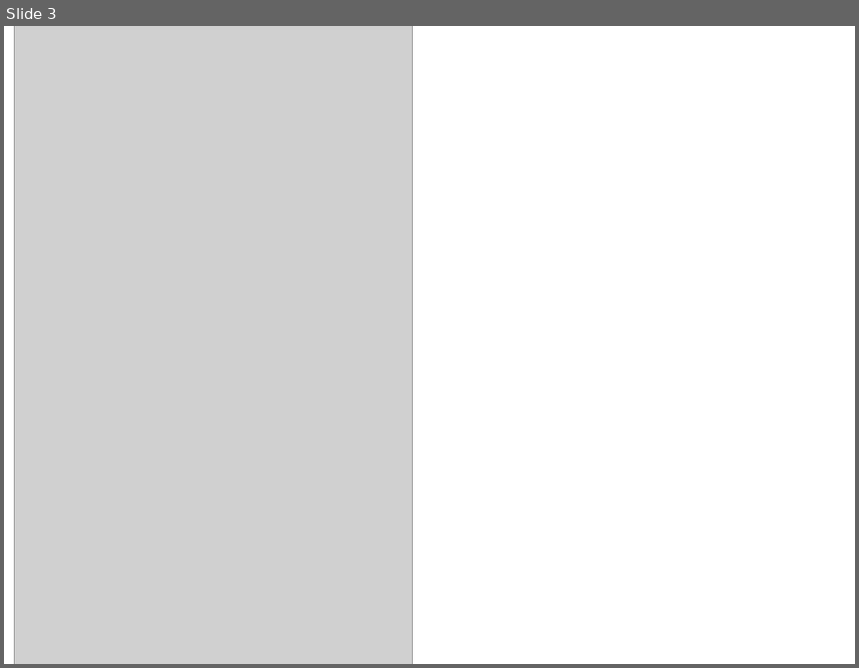
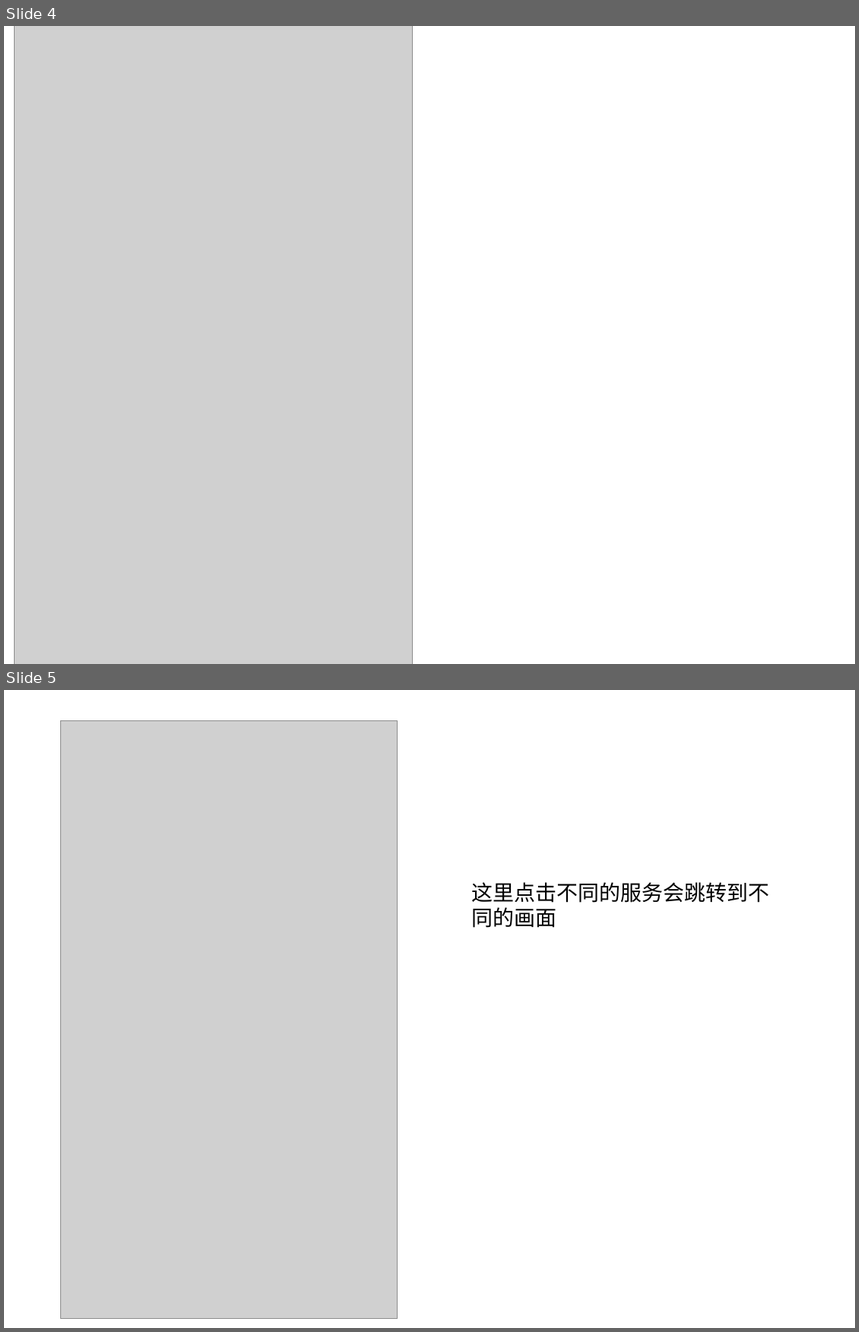
Before and after one commit to sjtuzbx/TintU, a slide deck: prototype/功能.pptx. Shown one above the other, each under a label of ours: slide 3 before the commit, slides 4 and 5 after it. The pictures are 859x668 and 859x1332 pixels, drawn with LibreOffice and Linux fonts; fonts in the diff are those of the drawing; grey boxes stand for pictures. Boxes give left, top, right and bottom in pixels: in the first picture for what was removed or moved away, otherwise in the second. Text is boxed around its words. In the diff, an @@ line names an element or a change of style, - is before the commit and + after.

```diff
--- a/prototype/功能.pptx
+++ b/prototype/功能.pptx
@@ slide 5 added at (x1=4, y1=690, x2=855, y2=1328), background #FFFFFF @@
@@ picture added at (x1=61, y1=720, x2=397, y2=1319) @@
@@ text added at (x1=471, y1=882, x2=769, y2=928), 18 pt, text #000000 @@
+这里点击不同的服务会跳转到不同的画面
@@ what was slide 3 is now slide 4 @@
```
Also in this commit, not shown: 5 other slides added, 1 slide removed, 35 other files.
